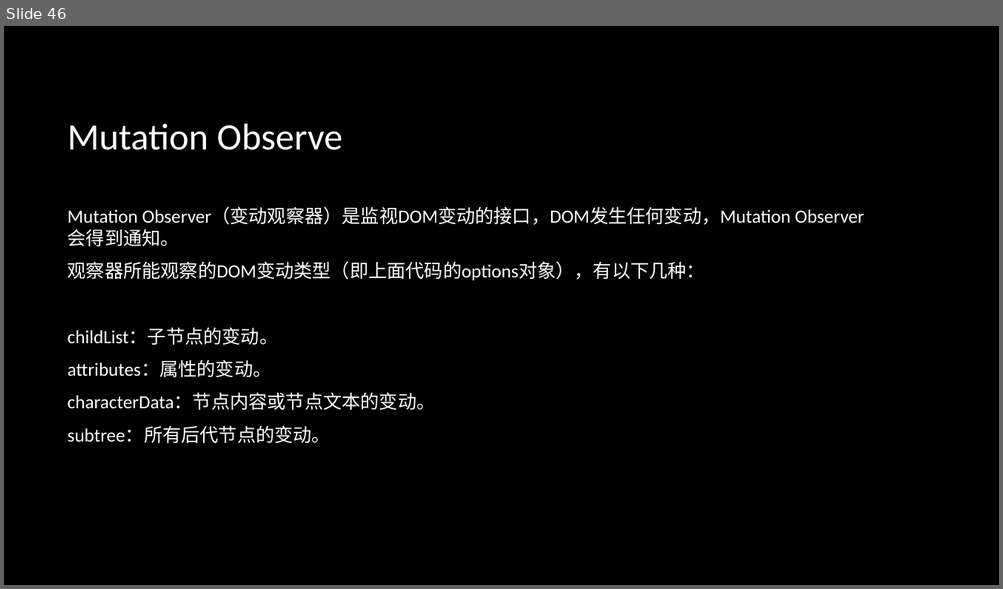
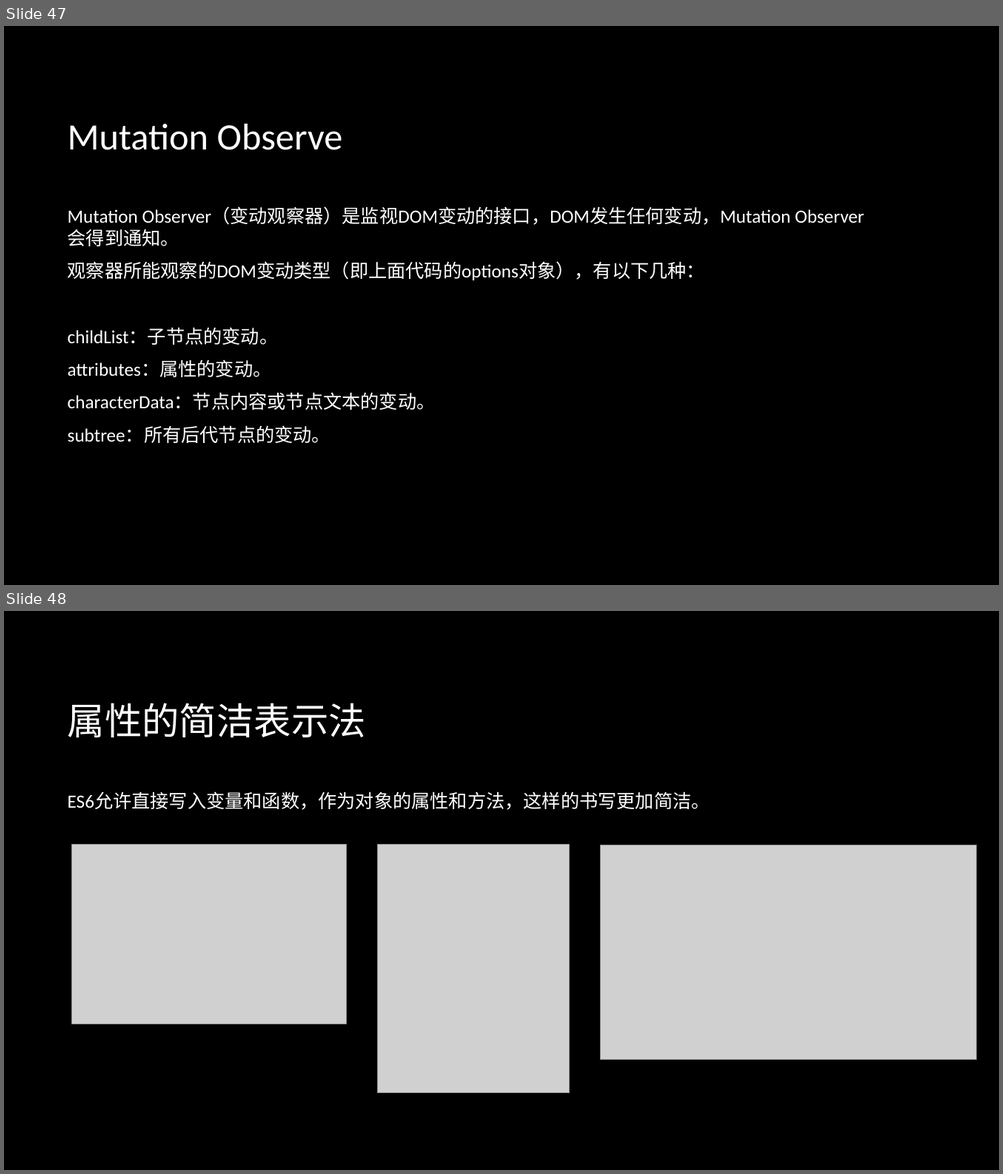
Before and after one commit to zhanglingkang/study, a slide deck: article/front-end/前端技术分享.pptx. Shown one above the other, each under a label of ours: slide 46 before the commit, slides 47 and 48 after it. The pictures are 1003x589 and 1003x1174 pixels, drawn with LibreOffice and Linux fonts; fonts in the diff are those of the drawing; grey boxes stand for pictures; background and template pictures are left out. Boxes give left, top, right and bottom in pixels: in the first picture for what was removed or moved away, otherwise in the second. Text is boxed around its words. In the diff, an @@ line names an element or a change of style, - is before the commit and + after.

```diff
--- a/article/front-end/前端技术分享.pptx
+++ b/article/front-end/前端技术分享.pptx
@@ slide 48 added at (x1=4, y1=611, x2=999, y2=1170), background picture (left out) @@
@@ title added at (x1=68, y1=703, x2=366, y2=738), 36 pt, text #FFFFFF @@
+属性的简洁表示法
@@ text added at (x1=68, y1=792, x2=710, y2=810), 18 pt, text #FFFFFF @@
+ES6允许直接写入变量和函数，作为对象的属性和方法，这样的书写更加简洁。
@@ picture added at (x1=72, y1=845, x2=347, y2=1025) @@
@@ picture added at (x1=377, y1=845, x2=569, y2=1093) @@
@@ picture added at (x1=600, y1=846, x2=976, y2=1060) @@
@@ what was slide 46 is now slide 47 @@
```
Also in this commit, not shown: 3 slides changed, 3 other slides added, 1 slide removed.
